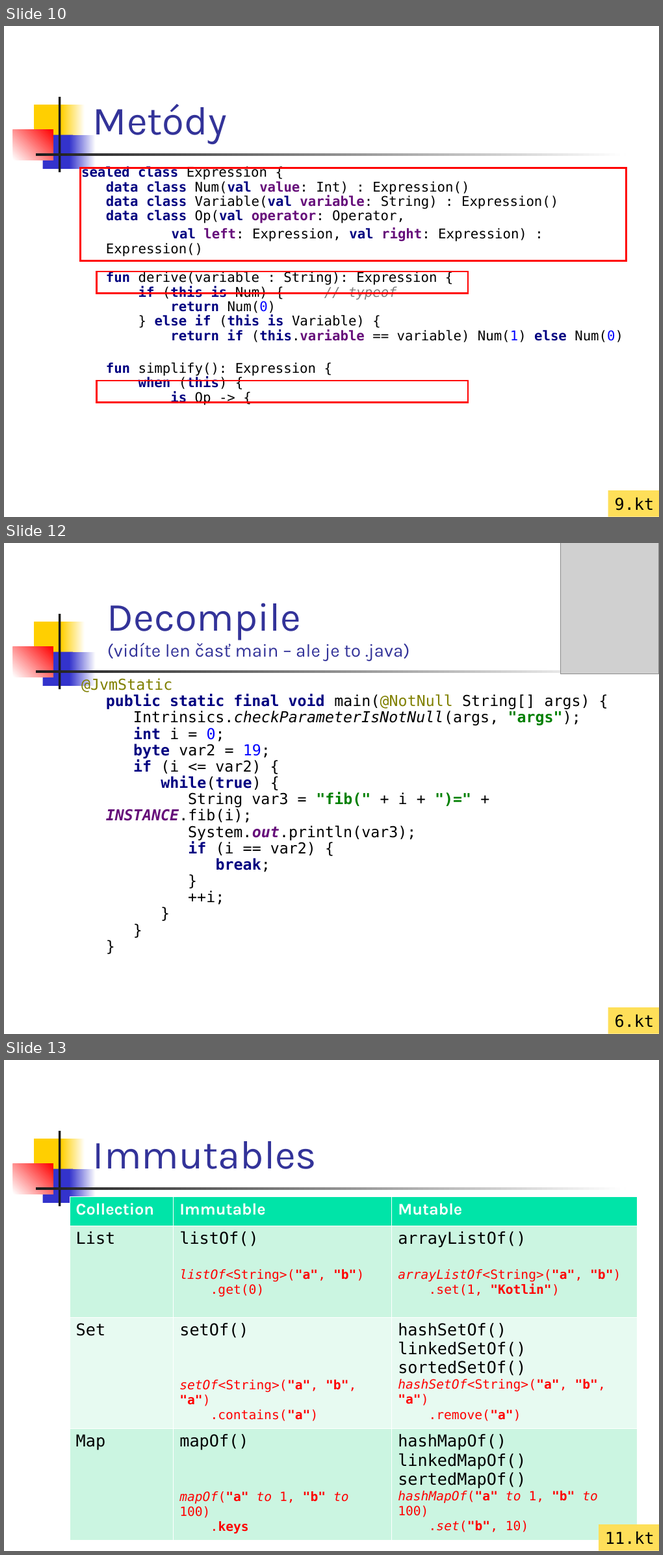
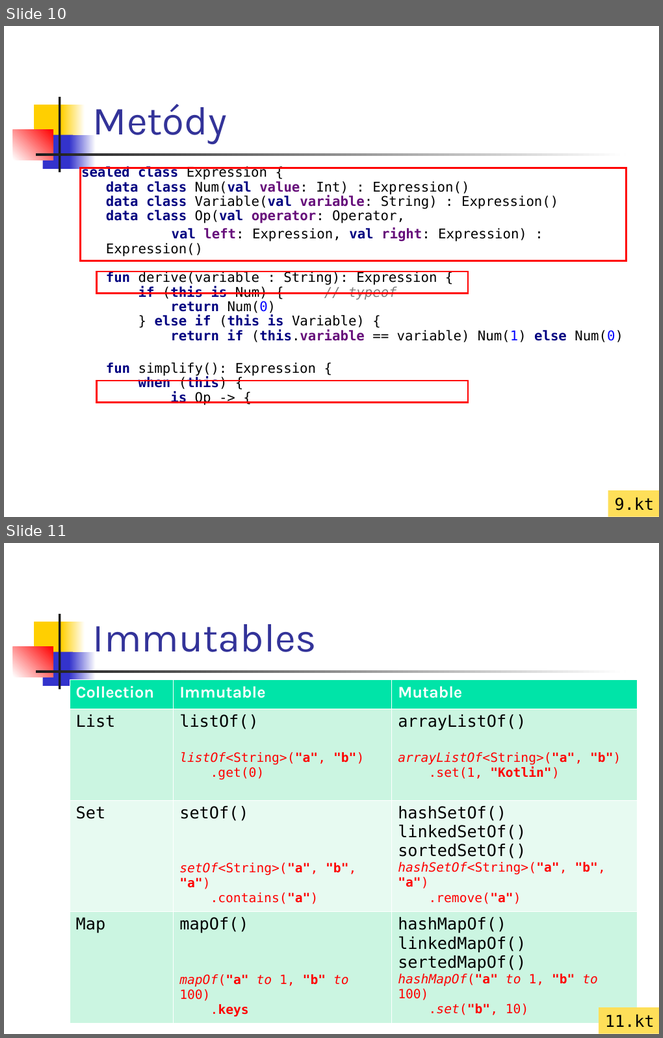
Before and after one commit to vmandro/Prednasky, a slide deck: 02/02_Kotlin.ppt. Shown one above the other, each under a label of ours: slides 10, 12 and 13 before the commit, slides 10 and 11 after it; the slides between them are not shown. The pictures are 663x1555 and 663x1038 pixels, drawn with LibreOffice and Linux fonts; fonts in the diff are those of the drawing; grey boxes stand for pictures. Boxes give left, top, right and bottom in pixels: in the first picture for what was removed or moved away, otherwise in the second. Text is boxed around its words. In the diff, an @@ line names an element or a change of style, - is before the commit and + after.

```diff
--- a/02/02_Kotlin.ppt
+++ b/02/02_Kotlin.ppt
@@ slide 12 removed at <box>4,543,659,1034</box>, background #FFFFFF; not listed: 7 template elements that a slide beside it also shows @@
@@ picture removed at <box>561,543,659,674</box> @@
@@ title removed at <box>107,603,410,661</box> @@
-Decompile
-(vidíte len časť main – ale je to .java)
@@ text removed at <box>81,678,590,905</box> @@
-@JvmStatic
-public static final void main(@NotNull String[] args) {
-Intrinsics.checkParameterIsNotNull(args, "args");
-int i = 0;
-byte var2 = 19;
-if (i <= var2) {
-while(true) {
-String var3 = "fib(" + i + ")=" + INSTANCE.fib(i);
-System.out.println(var3);
-if (i == var2) {
-break;
-}
-++i;
-}
-}
-}
@@ rectangle removed at <box>608,1008,659,1034</box> @@
-6.kt
@@ what was slide 13 is now slide 11 @@
```
Also in this commit, not shown: 3 slides changed, 1 other slide removed, 4 other files.
